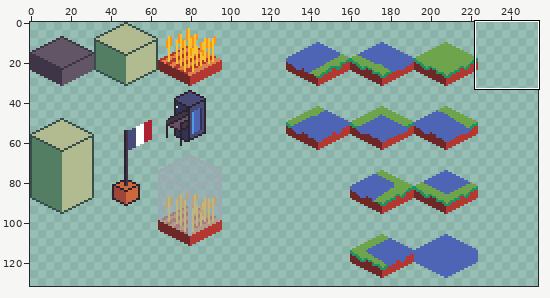
Two versions of one pixel-art file, assets/tilemap.aseprite. Above: a wide view before the commit, with the close-up outlined.
Close-up. The starting point:
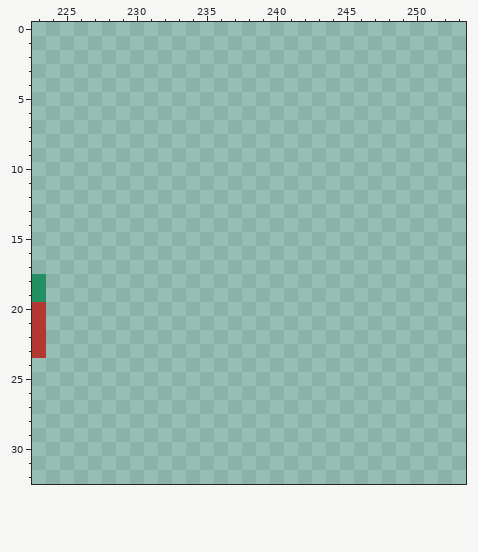
512x512 pixels, 1 frame. Shown: x 223..253, y 0..32. The wide view leaves out empty margins.
The same view after the edit:
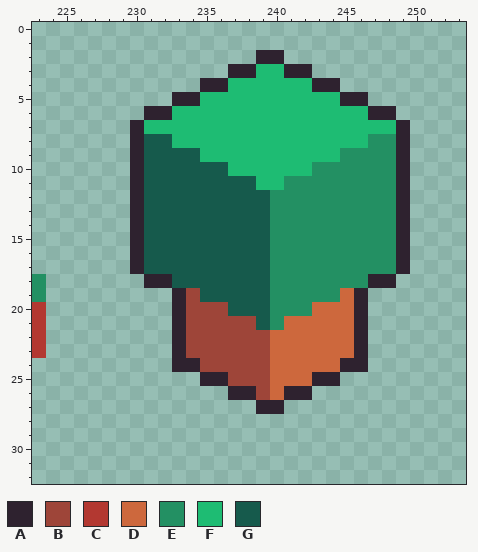
Palette (. is transparent): A #2e222f  B #9e4539  C #b33831  D #cd683d  E #239063  F #1ebc73  G #165a4c
Diff:
Layer "Layer 1":
Colour A is added in row 2 at x 239 to 240; in row 3 at x 237 to 238 and 241 to 242; in row 4 at x 235 to 236 and 243 to 244; in row 5 at x 233 to 234 and 245 to 246; in row 6 at x 231 to 232 and 247 to 248; in rows 7 to 17 at x 230 and 249.
Colour A is added in row 18 at x 231 to 232 and 247 to 248; in rows 19 to 23 at x 233 and 246; in row 24 at x 233 to 234 and 245 to 246; in row 25 at x 235 to 236 and 243 to 244; in row 26 at x 237 to 238 and 241 to 242; in row 27 at x 239 to 240.
Colour B is added in row 19 at x 234; in row 20 at x 234 to 236; in row 21 at x 234 to 238; in rows 22 to 23 at x 234 to 239; in row 24 at x 235 to 239; in row 25 at x 237 to 239.
Colour B is added in row 26 at x 239.
Colour D is added in row 19 at x 245; in row 20 at x 243 to 245; in row 21 at x 241 to 245; in rows 22 to 23 at x 240 to 245; in row 24 at x 240 to 244; in row 25 at x 240 to 242.
Colour D is added in row 26 at x 240.
Colour E is added in row 8 at x 247 to 248; in row 9 at x 245 to 248; in row 10 at x 243 to 248; in row 11 at x 241 to 248; in rows 12 to 17 at x 240 to 248; in row 18 at x 240 to 246.
Colour E is added in row 19 at x 240 to 244; in row 20 at x 240 to 242; in row 21 at x 240.
Colour F is added in row 3 at x 239 to 240; in row 4 at x 237 to 242; in row 5 at x 235 to 244; in row 6 at x 233 to 246; in row 7 at x 231 to 248; in row 8 at x 233 to 246.
Colour F is added in row 9 at x 235 to 244; in row 10 at x 237 to 242; in row 11 at x 239 to 240.
Colour G is added in row 8 at x 231 to 232; in row 9 at x 231 to 234; in row 10 at x 231 to 236; in row 11 at x 231 to 238; in rows 12 to 17 at x 231 to 239; in row 18 at x 233 to 239.
Colour G is added in row 19 at x 235 to 239; in row 20 at x 237 to 239; in row 21 at x 239.
Where, in picture pixels (left, top, right, bottom), the same in both close-ups:
added: (130, 50, 410, 414)
